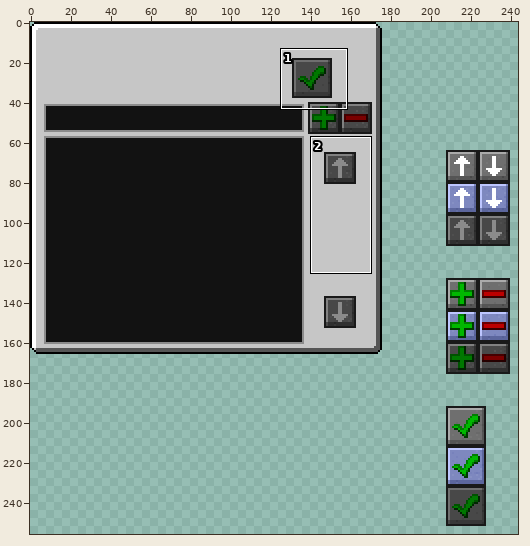
One commit to this sprite sheet: resources/assets/enderamm/gui/wgem.png. The first picture is a wide view before the edit; the outline marks the close-up.
Close-up. Before the commit:
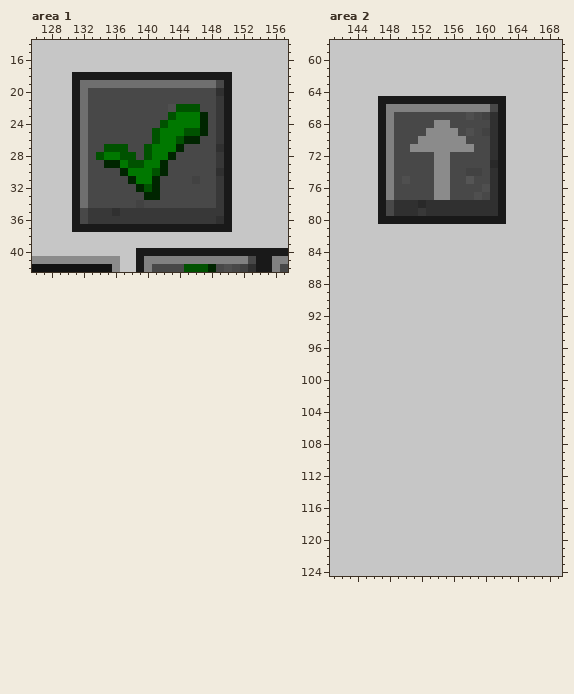
The file is 256x256 pixels. Colours within 5 levels of each other are drawn and written as one. Shown: area 1: x 126..157, y 14..42; area 2: x 141..169, y 58..124. The wide view leaves out empty margins. The commit also changed other parts of the picture, which this record leaves out.
After the commit:
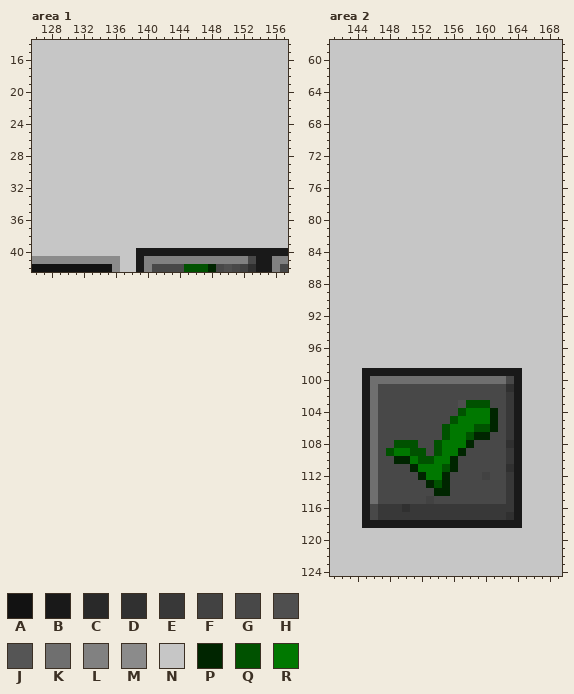
Palette (. is transparent): A #121212  B #191919  C #292929  D #303030  E #383838  F #424242  G #484848  H #4f4f4f  J #555555  K #6f6f6f  L #818181  M #8b8b8b  N #c6c6c6  P #002500  Q #005200  R #007800
What changed:
Changed rows in their new state; - is an unchanged pixel.
Area 1:
first column x 131:
18 NNNNNNNNNNNNNNNNNNNN
19 NNNNNNNNNNNNNNNNNNNN
20 NNNNNNNNNNNNNNNNNNNN
21 NNNNNNNNNNNNNNNNNNNN
22 NNNNNNNNNNNNNNNNNNNN
23 NNNNNNNNNNNNNNNNNNNN
24 NNNNNNNNNNNNNNNNNNNN
25 NNNNNNNNNNNNNNNNNNNN
26 NNNNNNNNNNNNNNNNNNNN
27 NNNNNNNNNNNNNNNNNNNN
28 NNNNNNNNNNNNNNNNNNNN
29 NNNNNNNNNNNNNNNNNNNN
30 NNNNNNNNNNNNNNNNNNNN
31 NNNNNNNNNNNNNNNNNNNN
32 NNNNNNNNNNNNNNNNNNNN
33 NNNNNNNNNNNNNNNNNNNN
34 NNNNNNNNNNNNNNNNNNNN
35 NNNNNNNNNNNNNNNNNNNN
36 NNNNNNNNNNNNNNNNNNNN
37 NNNNNNNNNNNNNNNNNNNN
Area 2:
first column x 147:
 65 NNNNNNNNNNNNNNNN
 66 NNNNNNNNNNNNNNNN
 67 NNNNNNNNNNNNNNNN
 68 NNNNNNNNNNNNNNNN
 69 NNNNNNNNNNNNNNNN
 70 NNNNNNNNNNNNNNNN
 71 NNNNNNNNNNNNNNNN
 72 NNNNNNNNNNNNNNNN
 73 NNNNNNNNNNNNNNNN
 74 NNNNNNNNNNNNNNNN
 75 NNNNNNNNNNNNNNNN
 76 NNNNNNNNNNNNNNNN
 77 NNNNNNNNNNNNNNNN
 78 NNNNNNNNNNNNNNNN
 79 NNNNNNNNNNNNNNNN
 80 NNNNNNNNNNNNNNNN
first column x 145:
 99 BBBBBBBBBBBBBBBBBBBB
100 BKKKKKKKKKKKKKKKKKGB
101 BKGGGGGGGGGGGGGGGGDB
102 BKGGGGGGGGGGGGGGGGEB
103 BKGGGGGGGGGGHQQQGGEB
104 BKGGGGGGGGGGQRRRPGEB
105 BKGGGGGGGGGQRRRRPGEB
106 BKGGGGGGGGQRRRQQPGEB
107 BKGGGGGGGGQRRQPPGGEB
108 BKGGQQQGGQRRRPGGGGDB
109 BKGQRRQQGQRRPGGGGGEB
110 BKGGPPRQQRRPGGGGGGEB
111 BKGGGGPRRRQPGGGGGGDB
112 BKGGGGGPRRPGGGGFGGEB
113 BKGGGGGGPQPGGGGGGGEB
114 BKGGGGGGGPPGGGGGGGEB
115 BKGGGGGGFGGGGGGGGGEB
116 BGEEEDEEEEEEEEEEEEEB
117 BGEEEEEEEEEEEEEEEEDB
118 BBBBBBBBBBBBBBBBBBBB
